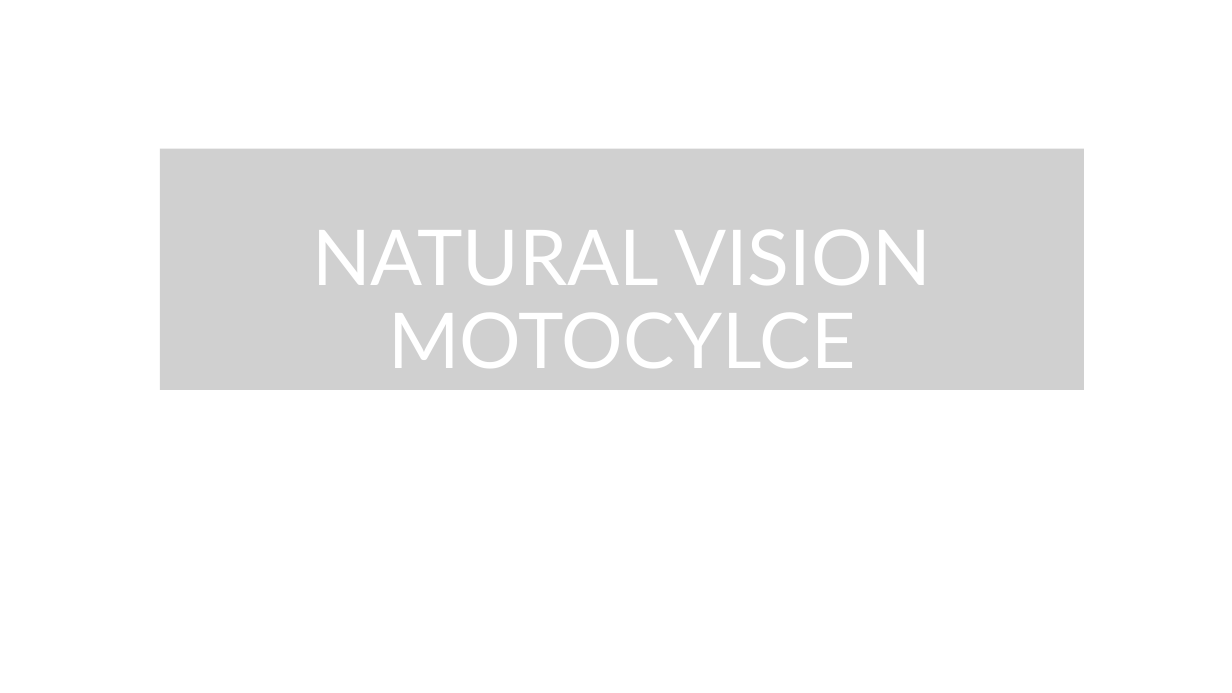
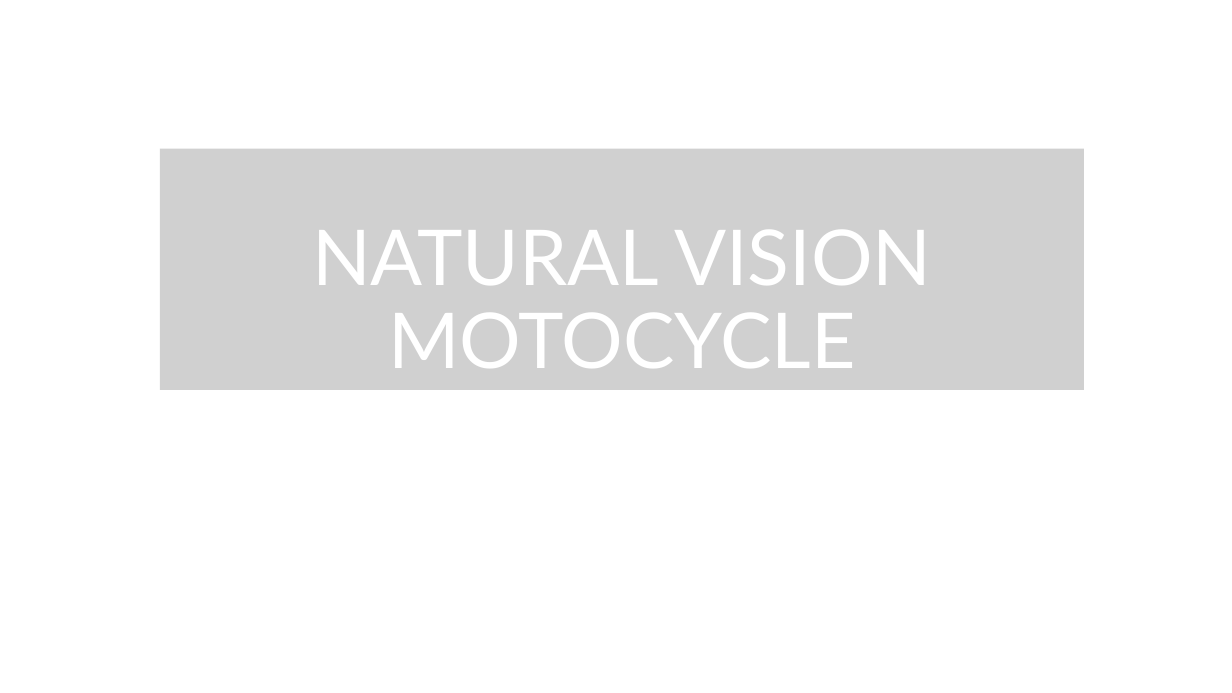
Before and after one commit to huytrinh76/Motor-PKL, a slide deck: slide 1 of NATURAL VISION.pptx. Drawn at 1232x693 pixels with LibreOffice and Linux fonts; fonts in the diff are those of the drawing; grey boxes stand for pictures. Boxes give left, top, right and bottom in pixels: in the first picture for what was removed or moved away, otherwise in the second. Text is boxed around its words. In the diff, an @@ line names an element or a change of style, - is before the commit and + after.

```diff
--- a/NATURAL VISION.pptx
+++ b/NATURAL VISION.pptx
@@ text in picture at (x1=312, y1=230, x2=931, y2=368): text changed @@
-NATURAL VISION
-MOTOCYLCE
+NATURAL VISION
+MOTOCYCLE
```
Also in this commit, not shown: 24 other files.
